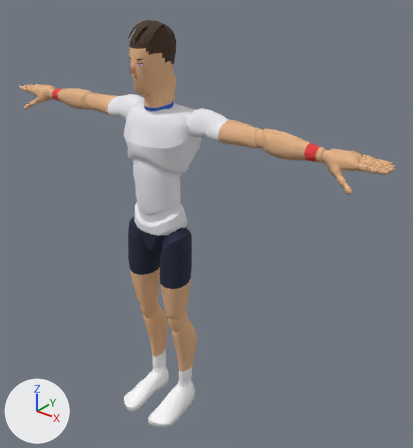
The glTF model sweetspot/models/players/p02.glb as it was, and as the next commit left it.
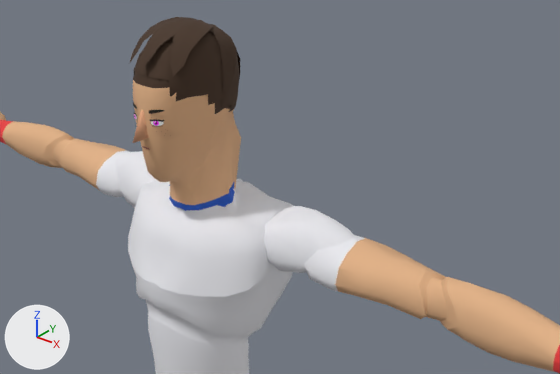
Each version is shown whole from a 50 mm camera at (1.571, -1.64, 2.073) aimed at (0.155, 0.13, 0.976), then close up from a 50 mm camera at (0.91, -0.892, 2.13) aimed at (0.162, 0.043, 1.55). The axes (+X, +Y, +Z) are drawn at lower left. The lights are the same throughout. The first two pictures are the older version. Vertices at exactly the same position are counted once.

Objects in the first close-up: 'Body', 'Face', 'Hair', 'Nose'.
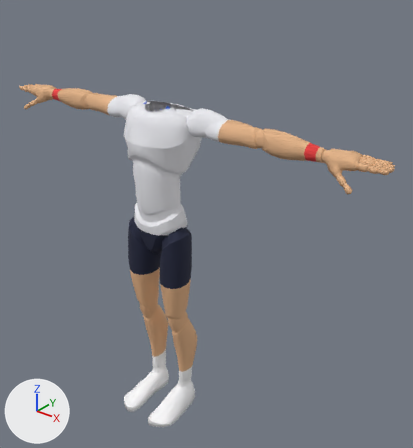
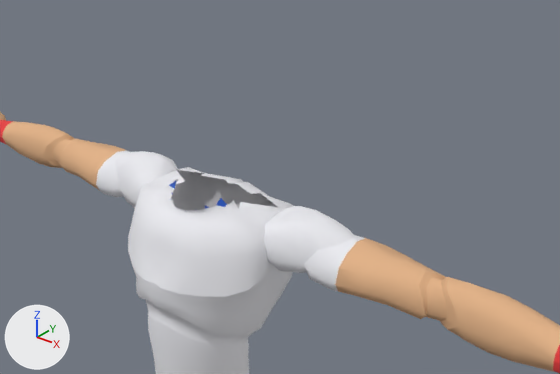
Where the change shows, as pixel boxes [x1, y1, x2, y2] in the close-ups (560 x 374 px):
'Body', reshaped
    before: [0, 38, 560, 374]
    after: [0, 112, 560, 374]
'Hair', deleted (brown)
    before: [129, 17, 240, 112]
'Nose', deleted
    before: [133, 110, 149, 143]
'Face', deleted
    before: [133, 103, 164, 150]
part 1 of me_mannequin, cut back
    before: [133, 38, 276, 213]
    after: [186, 210, 198, 213]

What changed in the scene script:
```text
Change me_mannequin:
    used by ob_body; location = (0.0, 0.0, 0.0)
    remove me_mannequin.from_pydata(...)  # 7378 vertices, 14511 faces; spans x -0.97..0.97, y -0.21..0.14, z 0.0..1.81
    add me_mannequin.from_pydata(...)  # 7088 vertices, 13890 faces; spans x -0.97..0.97, y -0.21..0.14, z 0.0..1.51
    me_mannequin part 1: 3 vertices moved within x -0.01..0.01, y -0.04, z 1.49; 290 vertices removed from x -0.07..0.07, y -0.11..0.09, z 1.49..1.81
Remove ob_face:
    ob_face = bpy.data.objects.new('Face', me_face)
    ob_face.location = (0.0, 0.0, 0.0)
Remove ob_hair:
    ob_hair = bpy.data.objects.new('Hair', me_hair)
    ob_hair.location = (0.0, 0.0, 0.0)
Remove ob_nose:
    ob_nose = bpy.data.objects.new('Nose', me_nose)
    ob_nose.location = (0.0, 0.0, 0.0)
```
